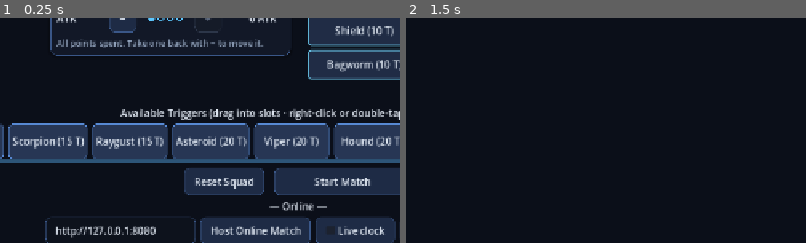
Above: before the commit, frames 1-2 (left to right).
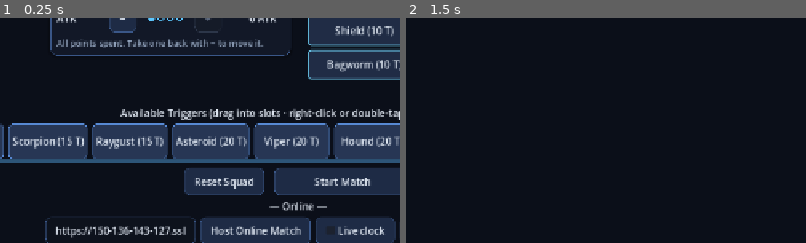
Above: after the commit, the same moments.

Repository: Takiz444/Mobile_World_Trigger_Battle_Sim
Game: Godot game, scene res://ui/hangar/hangar.tscn
Two runs of this game, one before a commit and one after it. Both use one fixed random seed, a clock stepped at 60 frames per second and the inputs below.
Inputs (mouse positions are % of the whole screen's width and height, from its top left):
- Up to frame 1 (0.25 s): no input
- Up to frame 2 (1.5 s): click (69, 85) at 0.52 s; type "12" at 0.6 s; click (28, 92) at 0.75 s; type "Alex" at 0.83 s; click "Start Match" at 1.25 s
The pictures show only the part of the screen within x 13-63%, y 38-88%; the shares and areas given below are measured in that part.

The runs differ from the first frame. In frame 1, 0.7% of the frame differs, in the area x 19-47%, y 92-97%; in frame 2, nothing differs.

Commit message:
Deploy to Oracle Always Free micro VM; set PRODUCTION_URL
Production runs at https://150-136-143-127.sslip.io via deploy/native
(systemd + Caddy + file store; Docker/Postgres don't fit in 1 GB).
The installer skips dnf when packages are present (dnf is OOM-killed
on the micro VM).

Co-Authored-By: Claude Opus 5.5 <noreply@anthropic.com>

Diff:
--- a/common/net/server_config.gd
+++ b/common/net/server_config.gd
@@ -12,9 +12,9 @@
 ## HTTPS origin as the API, so a web build talks to whatever host served it
 ## (no CORS, no hard-coded address).
 
-## TODO(human): the production server address for native (iOS/Steam) builds,
-## e.g. "https://play.example.com" (the TT_DOMAIN that deploy/bootstrap.sh prints).
-const PRODUCTION_URL := ""
+## The production server address for native (iOS/Steam) builds: the Oracle
+## Cloud VM (deploy/README.md). Changes if the VM's public IP or domain does.
+const PRODUCTION_URL := "https://150-136-143-127.sslip.io"
 const DEV_URL := "http://127.0.0.1:8080"
 
 
Not shown, changed: deploy/native/install.sh
